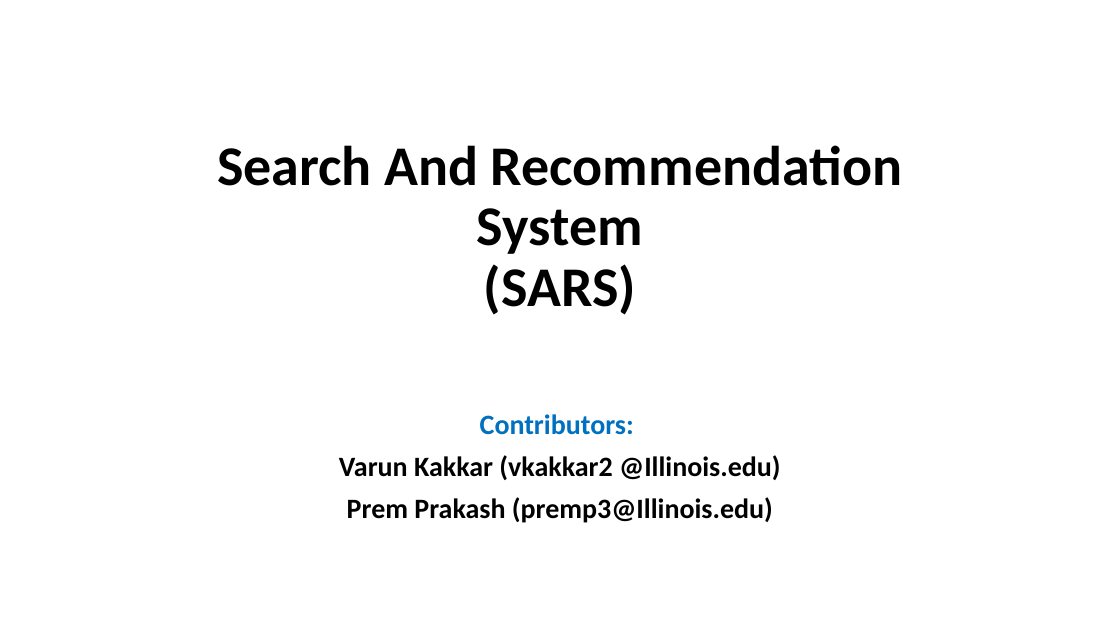
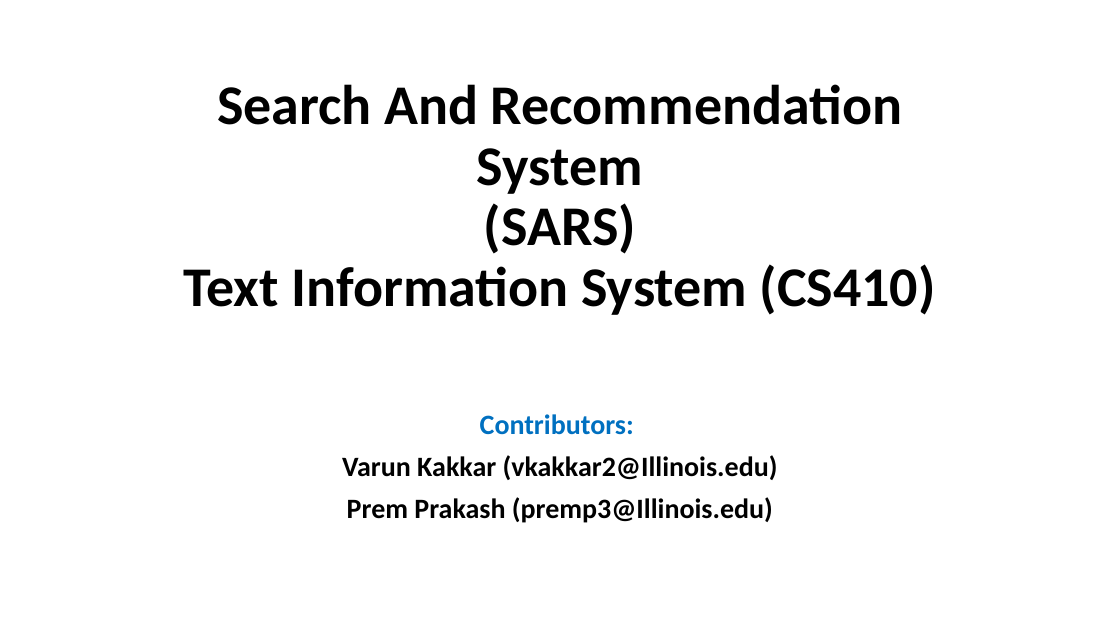
Before and after one commit to VarunKakkarUIUC/SearchAndRecommendationSystem, a slide deck: slide 1 of SARS.pptx. Drawn at 1120x630 pixels with LibreOffice and Linux fonts; fonts in the diff are those of the drawing. Boxes give left, top, right and bottom in pixels: in the first picture for what was removed or moved away, otherwise in the second. Text is boxed around its words. In the diff, an @@ line names an element or a change of style, - is before the commit and + after.

```diff
--- a/SARS.pptx
+++ b/SARS.pptx
@@ title at [184, 84, 936, 315]: text changed @@
-Search And Recommendation System
-(SARS)
+Search And Recommendation System
+(SARS)
+Text Information System (CS410)
@@ subtitle at [342, 455, 778, 480]: spaces changed @@
-Varun Kakkar (vkakkar2 @Illinois.edu)
+Varun Kakkar (vkakkar2@Illinois.edu)
```
Also in this commit, not shown: 6 other slides changed, 1 other file.
